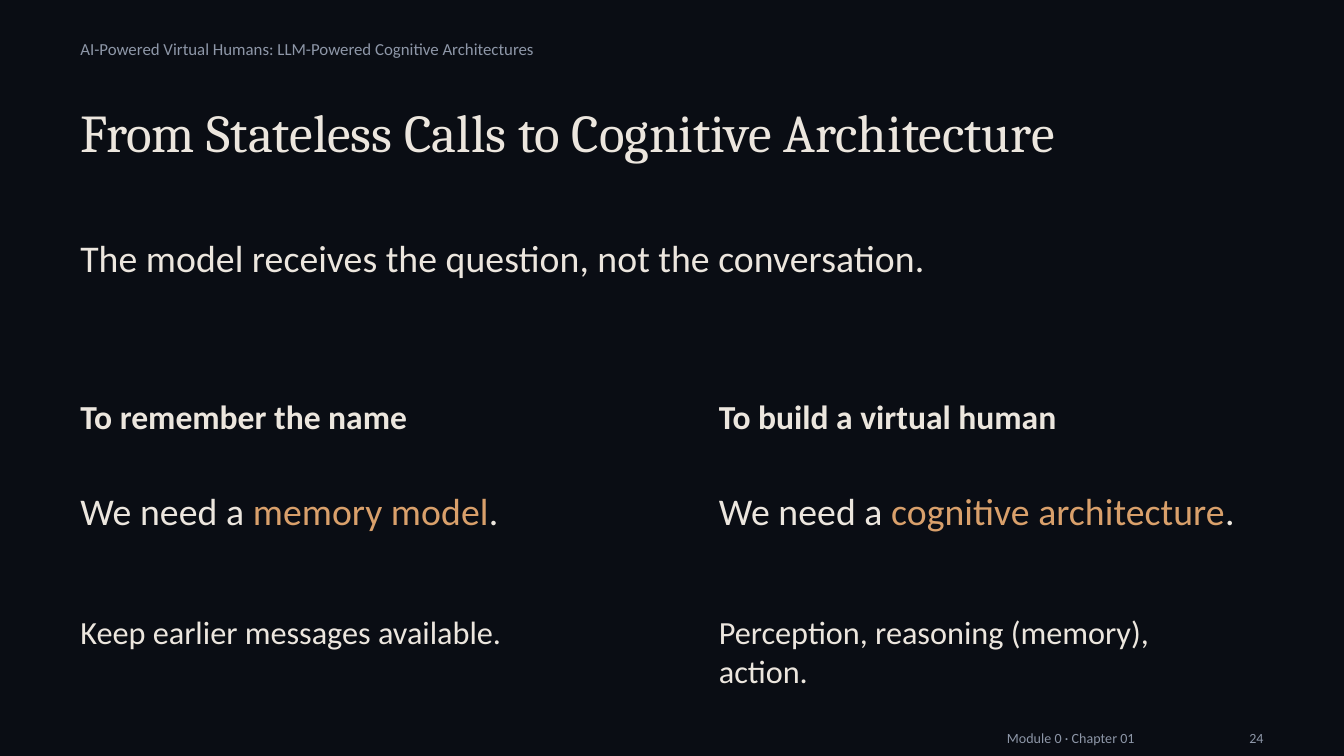
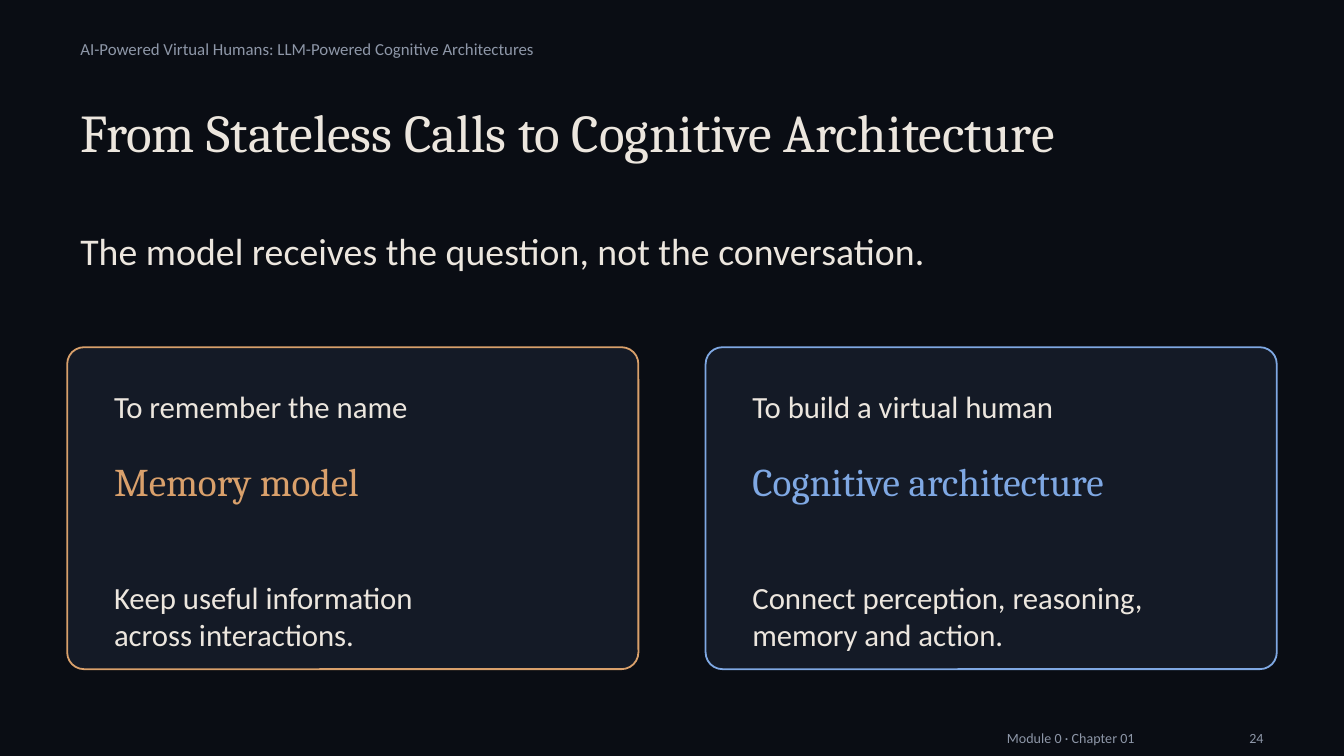
Before and after one commit to alessandropec/virtual-humans-cognitive-architectures, a slide deck: slide 24 of virtual_human_course/Module_0/Chapter_01/Slides/Module_0_Chapter_01_Introduction_and_Setup.pptx. Drawn at 1344x756 pixels with LibreOffice and Linux fonts; fonts in the diff are those of the drawing. Boxes give left, top, right and bottom in pixels: in the first picture for what was removed or moved away, otherwise in the second. Text is boxed around its words. In the diff, an @@ line names an element or a change of style, - is before the commit and + after.

Commit message:
Publish Module 1 slides, notebooks and agent exercises

```diff
--- a/virtual_human_course/Module_0/Chapter_01/Slides/Module_0_Chapter_01_Introduction_and_Setup.pptx
+++ b/virtual_human_course/Module_0/Chapter_01/Slides/Module_0_Chapter_01_Introduction_and_Setup.pptx
@@ text "The model receives the question, ...": place and size @@
-text "The model receives the question, ..." at box(80, 245, 924, 278)
+text "The model receives the question, ..." at box(80, 238, 924, 271)
@@ rounded rectangle added at box(67, 347, 638, 669), fill #141A26, outline #D9A06B 0.98 pt @@
@@ rounded rectangle added at box(706, 347, 1277, 669), fill #141A26, outline #7FA8E3 0.98 pt @@
@@ text "To remember the name": place and size @@
-text "To remember the name" at box(80, 405, 407, 430)
+text "To remember the name" at box(114, 396, 408, 419)
@@ text "To remember the name" at box(114, 396, 408, 419): size 18 to 16.5 pt, bold off @@
@@ text "To build a virtual human" at box(752, 396, 1053, 419): size 18 to 16.5 pt, bold off @@
@@ text "To build a virtual human": place and size @@
-text "To build a virtual human" at box(719, 405, 1056, 430)
+text "To build a virtual human" at box(752, 396, 1053, 419)
@@ text at box(114, 469, 359, 505): text changed; size 20.2 to 21 pt; font Calibri to Cambria @@
-We need a memory model.
+Memory model
@@ text at box(752, 468, 1104, 505): text changed; size 20.2 to 21 pt; font Calibri to Cambria; text colour #D9A06B to #7FA8E3 @@
-We need a cognitive architecture.
+Cognitive architecture
@@ text added at box(114, 587, 413, 647), 16.5 pt, text #ECE6DE @@
+Keep useful information
+across interactions.
@@ text at box(752, 587, 1143, 651): text changed; size 17.2 to 16.5 pt @@
-Perception, reasoning (memory),
-action.
+Connect perception, reasoning,
+memory and action.
@@ text removed at box(80, 621, 501, 650) @@
-Keep earlier messages available.
```
Also in this commit, not shown: 22 other files.
